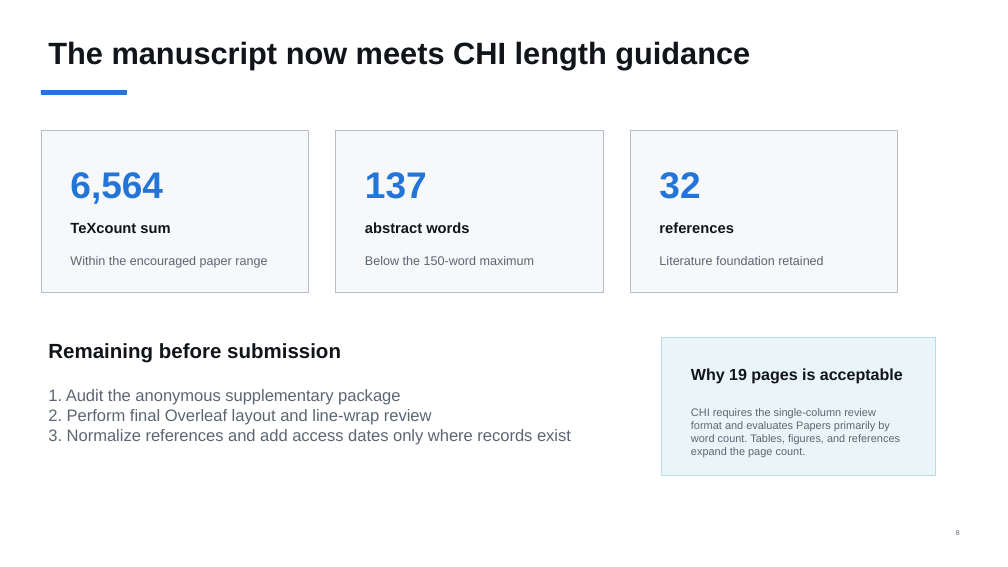
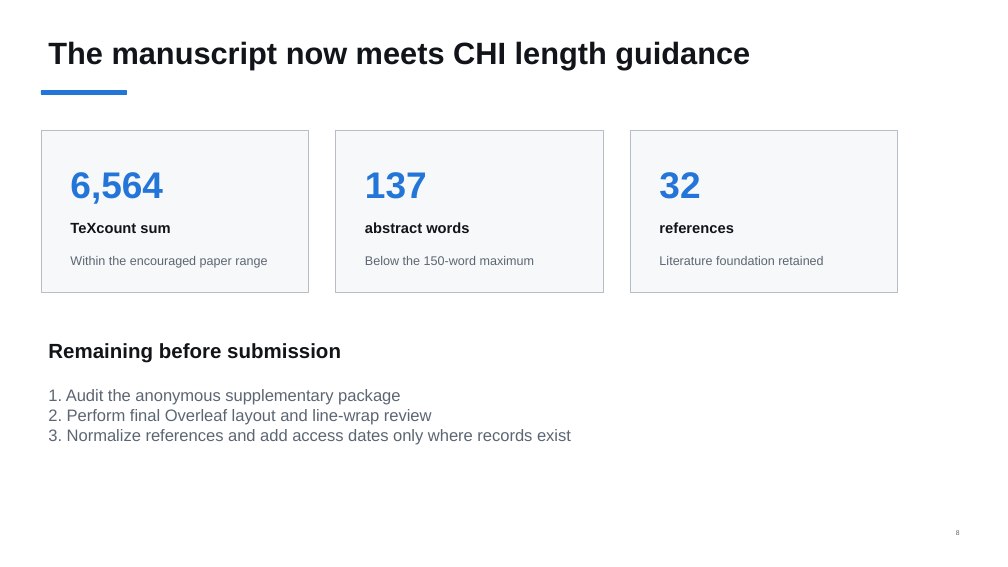
Before and after one commit to 92meharali/PERSONA-MH-CHI, a slide deck: slide 8 of presentations/PERSONA_Professor_Revision_Update.pptx. Drawn at 1008x567 pixels with LibreOffice and Linux fonts; fonts in the diff are those of the drawing. Boxes give left, top, right and bottom in pixels: in the first picture for what was removed or moved away, otherwise in the second. Text is boxed around its words. In the diff, an @@ line names an element or a change of style, - is before the commit and + after.

```diff
--- a/presentations/PERSONA_Professor_Revision_Update.pptx
+++ b/presentations/PERSONA_Professor_Revision_Update.pptx
@@ rectangle removed at <box>662,337,935,476</box> @@
@@ text removed at <box>691,368,903,384</box> @@
-Why 19 pages is acceptable
@@ text removed at <box>691,408,900,457</box> @@
-CHI requires the single-column review format and evaluates Papers primarily by word count. Tables, figures, and references expand the page count.
```
